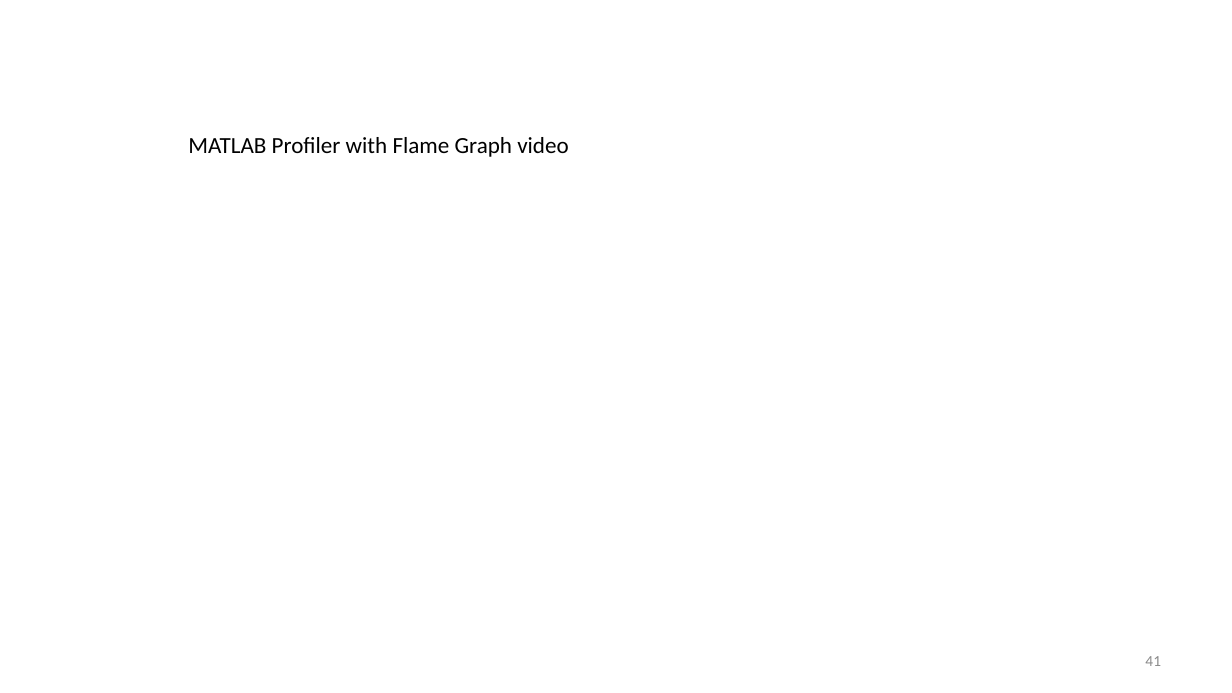
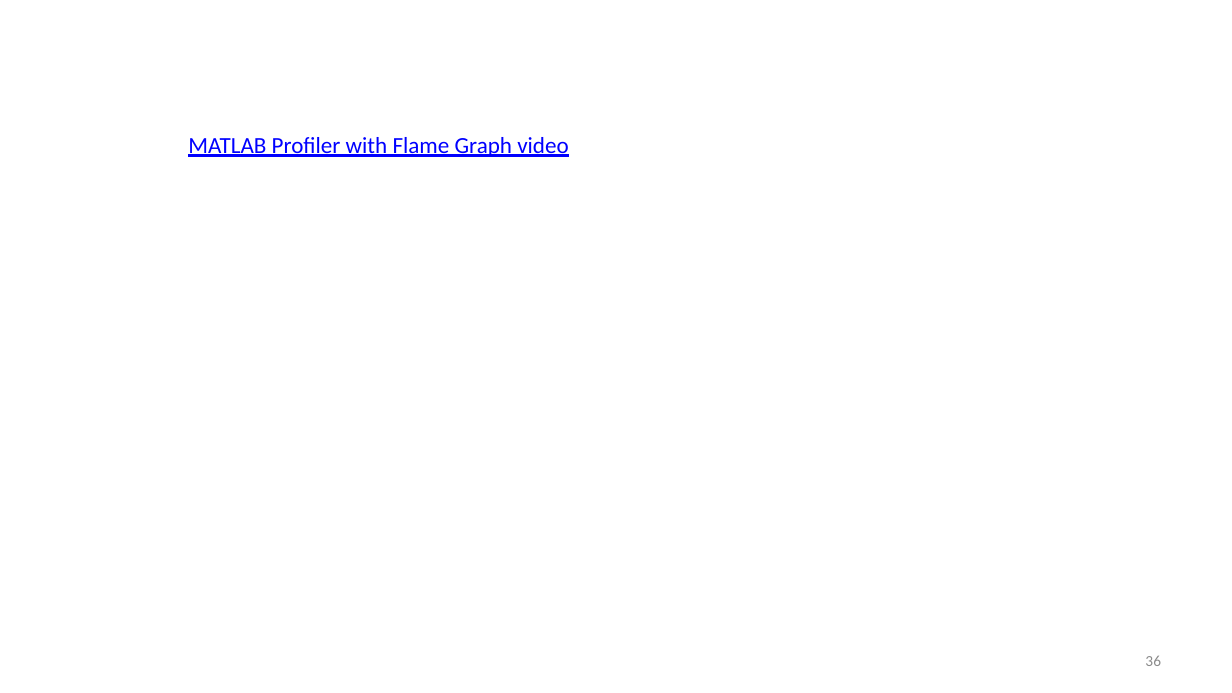
Before and after one commit to louisepb/Nottingham_Workshop, a slide deck: slide 36 of InstructorMaterials/Best Practices for Software Development using MATLAB.pptx (slide 41 before the commit). Drawn at 1232x693 pixels with LibreOffice and Linux fonts; fonts in the diff are those of the drawing. Boxes give left, top, right and bottom in pixels: in the first picture for what was removed or moved away, otherwise in the second. Text is boxed around its words. In the diff, an @@ line names an element or a change of style, - is before the commit and + after.

```diff
--- a/InstructorMaterials/Best Practices for Software Development using MATLAB.pptx
+++ b/InstructorMaterials/Best Practices for Software Development using MATLAB.pptx
@@ text "MATLAB Profiler with Flame Graph ..." at (188,137,568,157): text colour #000000 to #0000FF, underline on @@
@@ page number at (1145,655,1161,666): text changed @@
-41
+36
```
Also in this commit, not shown: 2 slides added, 2 other files.
